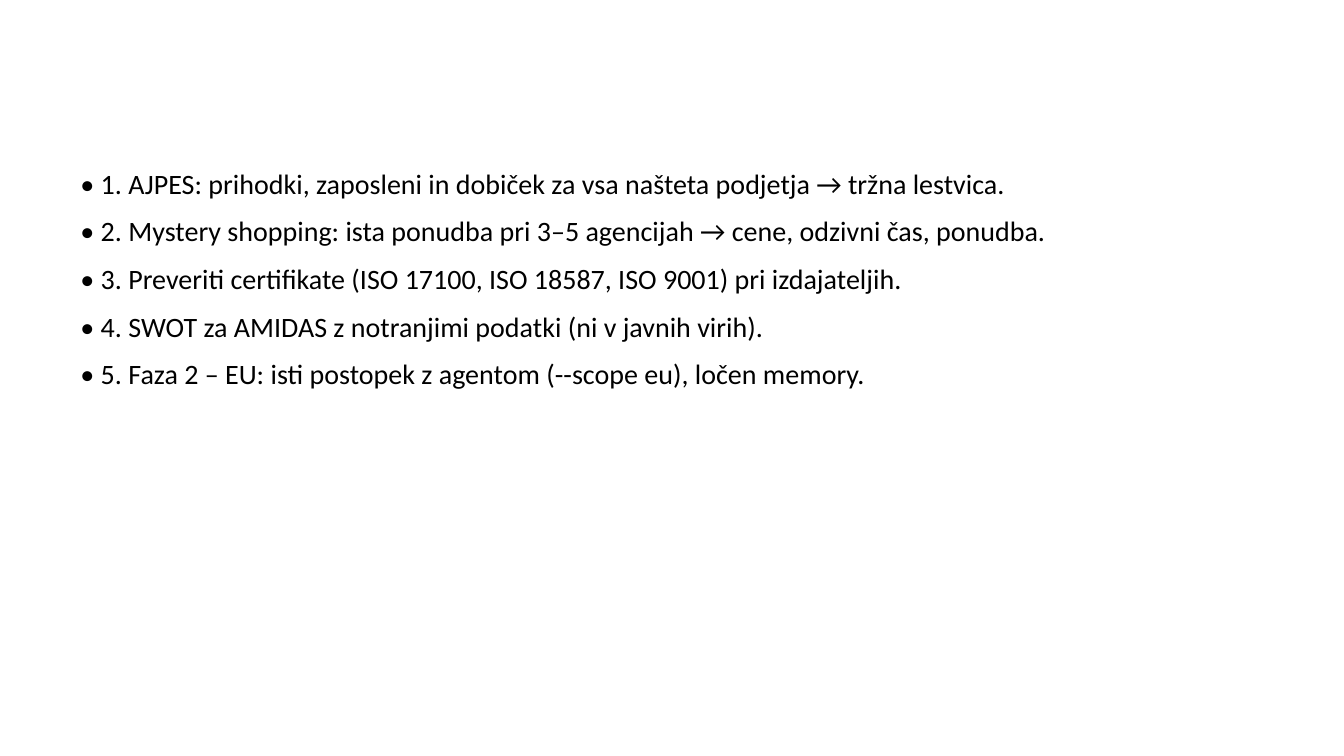
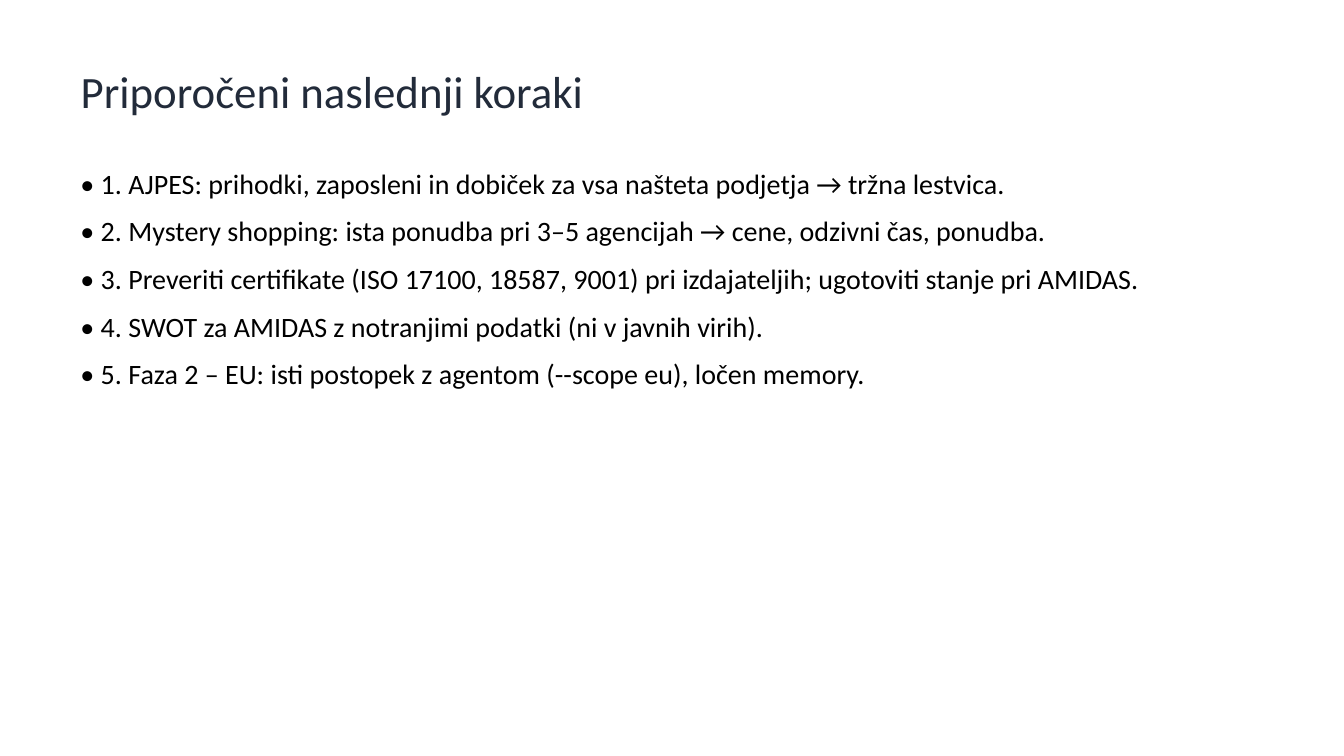
Before and after one commit to matjazambroz/github, a slide deck: slide 9 of analiza/analiza_konkurence_SI.pptx (slide 8 before the commit). Drawn at 1344x756 pixels with LibreOffice and Linux fonts; fonts in the diff are those of the drawing. Boxes give left, top, right and bottom in pixels: in the first picture for what was removed or moved away, otherwise in the second. Text is boxed around its words. In the diff, an @@ line names an element or a change of style, - is before the commit and + after.

```diff
--- a/analiza/analiza_konkurence_SI.pptx
+++ b/analiza/analiza_konkurence_SI.pptx
@@ title added at [81,77,583,116], 32 pt, text #222B3A @@
+Priporočeni naslednji koraki
@@ text at [101,268,1138,294]: text changed @@
-• 3. Preveriti certifikate (ISO 17100, ISO 18587, ISO 9001) pri izdajateljih.
+• 3. Preveriti certifikate (ISO 17100, 18587, 9001) pri izdajateljih; ugotoviti stanje pri AMIDAS.
```
Also in this commit, not shown: 7 other slides changed, 2 slides added, 1 slide removed, 1 other file.
